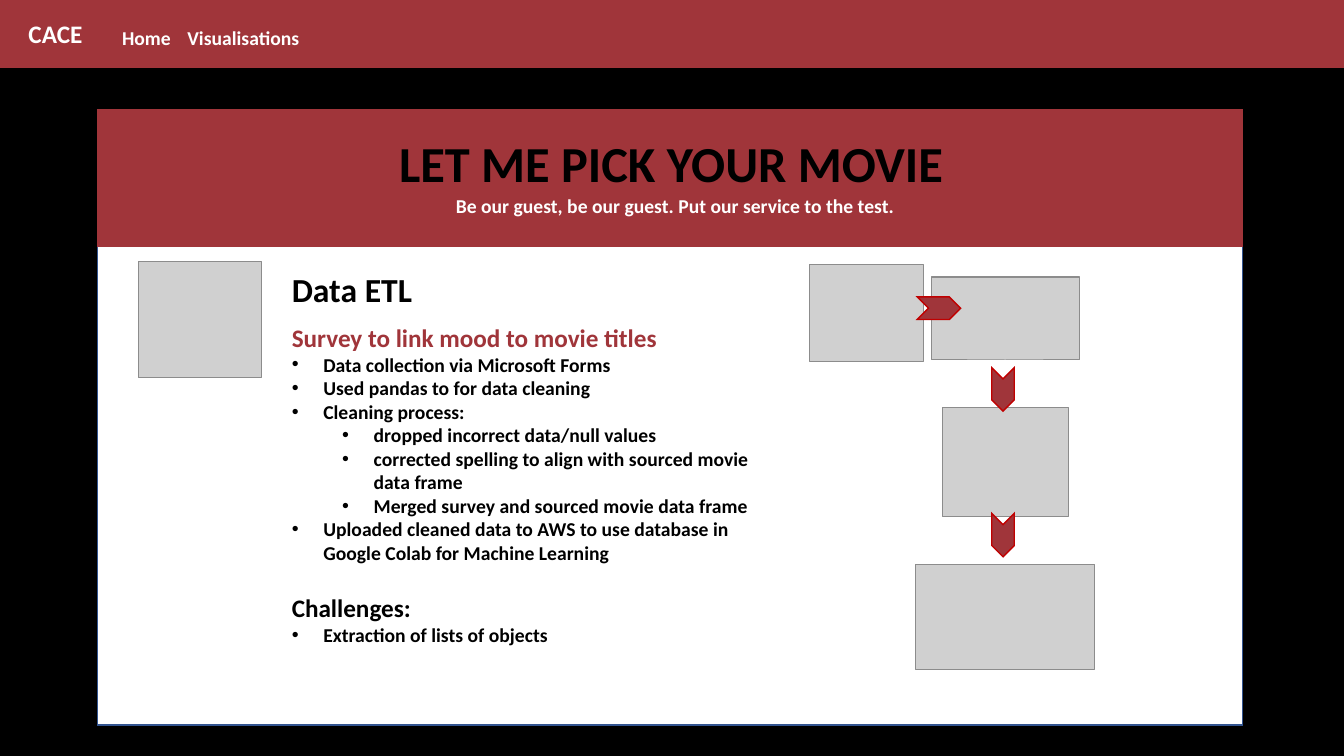
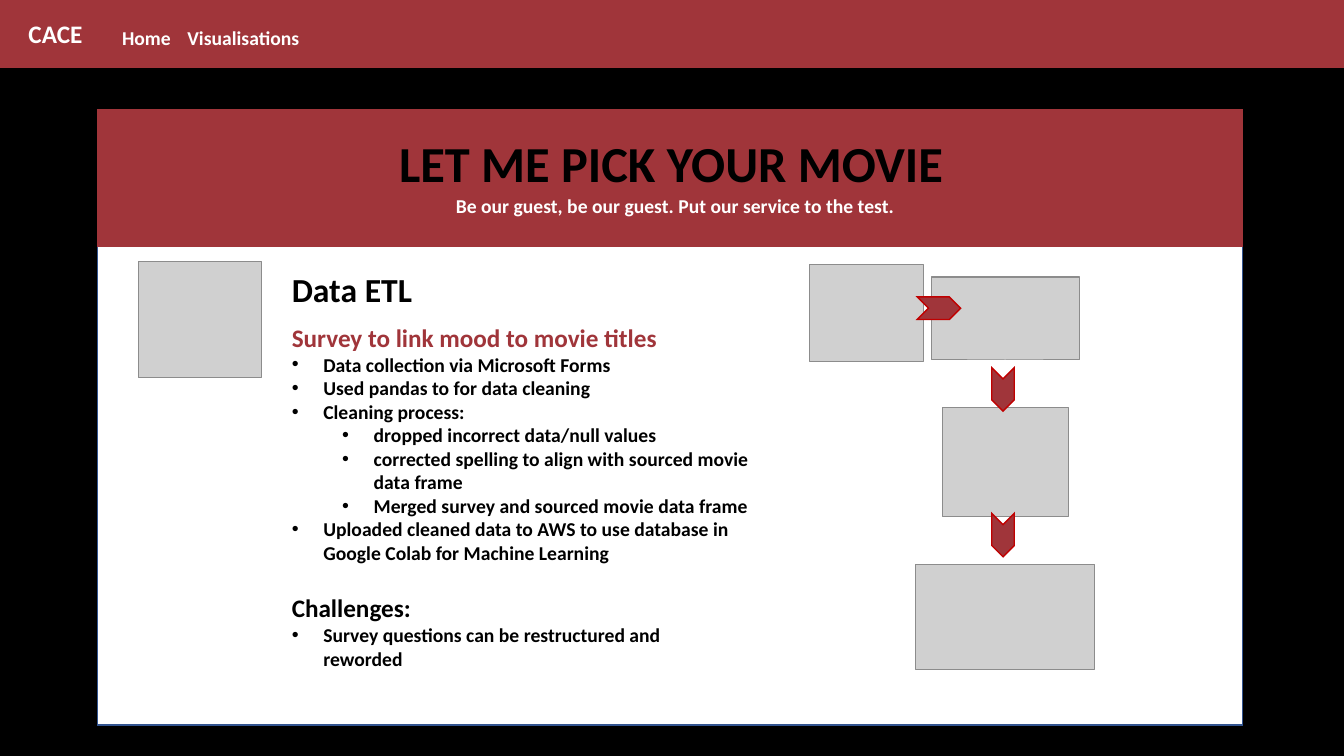
Before and after one commit to CarmenK2/Movie_Pick, a slide deck: slide 6 of Presentation/MoviePick.pptx. Drawn at 1344x756 pixels with LibreOffice and Linux fonts; fonts in the diff are those of the drawing; grey boxes stand for pictures. Boxes give left, top, right and bottom in pixels: in the first picture for what was removed or moved away, otherwise in the second. Text is boxed around its words. In the diff, an @@ line names an element or a change of style, - is before the commit and + after.

```diff
--- a/Presentation/MoviePick.pptx
+++ b/Presentation/MoviePick.pptx
@@ text at (323, 628, 660, 666): text changed @@
-• Extraction of lists of objects
+• Survey questions can be restructured and reworded
```
Also in this commit, not shown: 4 other slides changed.
